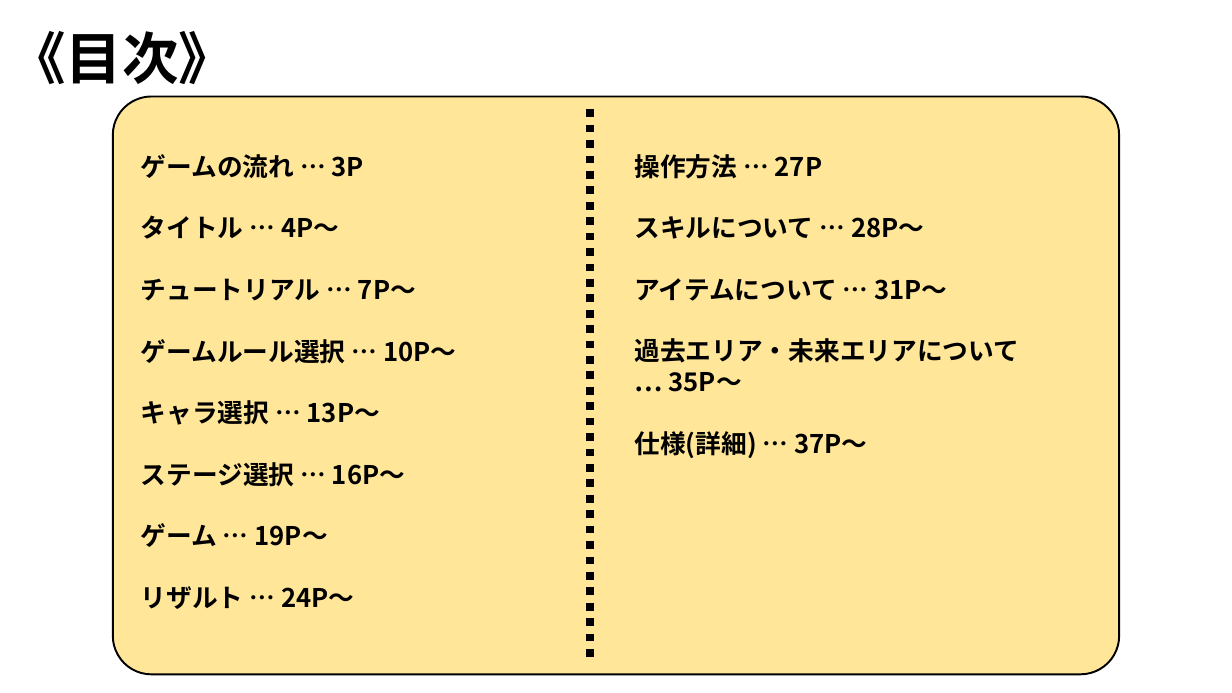
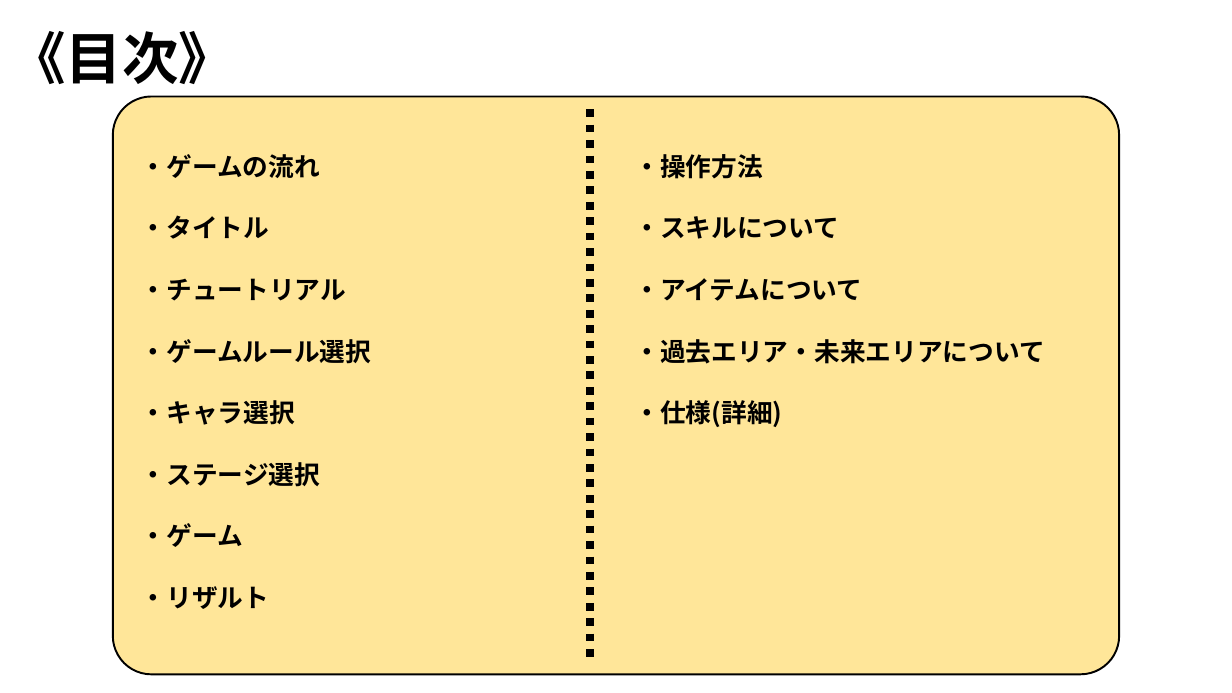
Before and after one commit to ARITA-MEIGEN/C-Team001, a slide deck: slide 2 of data/GS3_チーム2_仕様書.pptx. Drawn at 1232x693 pixels with LibreOffice and Linux fonts; fonts in the diff are those of the drawing; background and template pictures are left out. Boxes give left, top, right and bottom in pixels: in the first picture for what was removed or moved away, otherwise in the second. Text is boxed around its words. In the diff, an @@ line names an element or a change of style, - is before the commit and + after.

Commit message:
仕様書編集

```diff
--- a/data/GS3_チーム2_仕様書.pptx
+++ b/data/GS3_チーム2_仕様書.pptx
@@ text at (141, 154, 372, 609): text changed @@
-ゲームの流れ … 3P
-タイトル … 4P～
-チュートリアル … 7P～
-ゲームルール選択 … 10P～
-キャラ選択 … 13P～
-ステージ選択 … 16P～
-ゲーム … 19P～
-リザルト … 24P～
+・ゲームの流れ
+・タイトル
+・チュートリアル
+・ゲームルール選択
+・キャラ選択
+・ステージ選択
+・ゲーム
+・リザルト
@@ text at (634, 154, 1045, 427): text changed @@
-操作方法 … 27P
-スキルについて … 28P～
-アイテムについて … 31P～
-過去エリア・未来エリアについて
-… 35P～
-仕様(詳細) … 37P～
+・操作方法
+・スキルについて
+・アイテムについて
+・過去エリア・未来エリアについて
+・仕様(詳細)
```
Also in this commit, not shown: 1 other slide changed, 1 slide added.
